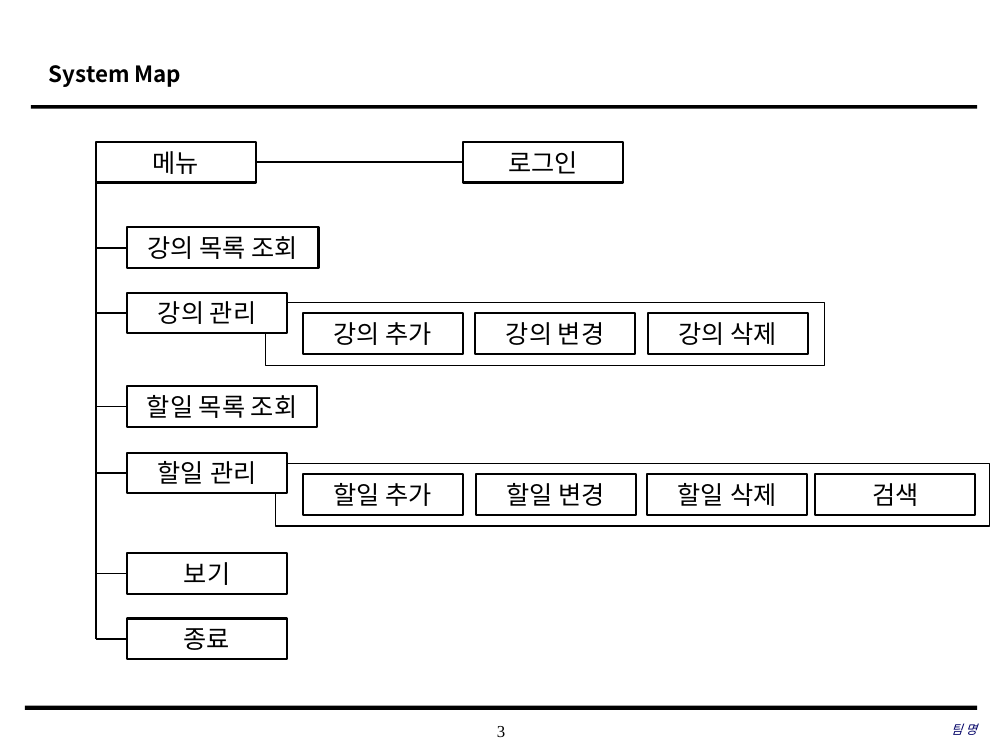
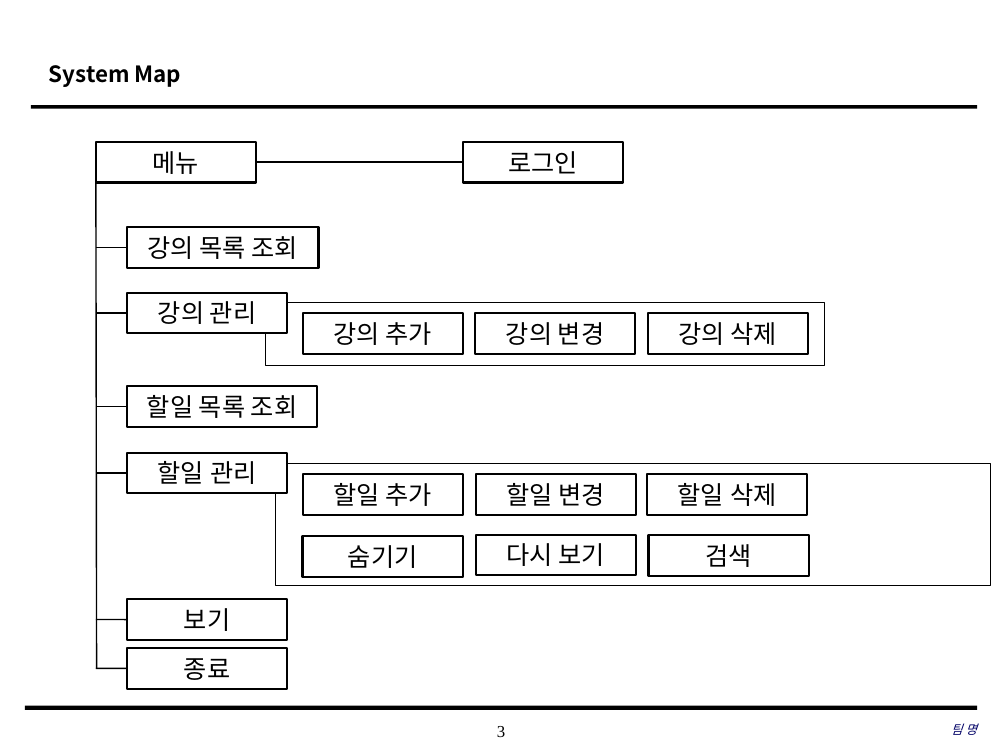
Before and after one commit to coskdms/SE2017_10_TenoutofTen, a slide deck: slide 3 of doc/3_ 설계서/UI Design Template.pptx. Drawn at 1008x756 pixels with LibreOffice and Linux fonts; fonts in the diff are those of the drawing; background and template pictures are left out. Boxes give left, top, right and bottom in pixels: in the first picture for what was removed or moved away, otherwise in the second. Text is boxed around its words. In the diff, an @@ line names an element or a change of style, - is before the commit and + after.

Commit message:
#927 새기능 설계 보통 2017.06.04 요구사항 숨기기/다시 보기 기능 설계서 작성 완료

```diff
--- a/doc/3_ 설계서/UI Design Template.pptx
+++ b/doc/3_ 설계서/UI Design Template.pptx
@@ line moved from (96, 182) - (96, 639) to (96, 182) - (97, 669) @@
@@ rectangle: place and size @@
-rectangle at (275,464,990,526)
+rectangle at (275,464,990,586)
@@ rectangle added at (302,536,463,577), fill #FFFFFF, outline #000000 1.5 pt dashed, 18 pt, text #000000 @@
+숨기기
@@ rectangle added at (476,534,636,575), fill #FFFFFF, outline #000000 1.5 pt dashed, 18 pt, text #000000 @@
+다시 보기
@@ outline #000000 1.5 pt to #000000 1.5 pt dashed in 3 elements at (127,648,287,689), (127,599,287,640), (648,535,808,577) @@
@@ rectangle "검색": place and size @@
-rectangle "검색" at (815,475,976,515)
+rectangle "검색" at (648,535,808,577)
@@ rectangle "보기": place and size @@
-rectangle "보기" at (127,553,287,594)
+rectangle "보기" at (127,599,287,640)
@@ line moved from (96, 574) - (127, 574) to (96, 620) - (127, 620) @@
@@ rectangle "종료": place and size @@
-rectangle "종료" at (127,619,287,659)
+rectangle "종료" at (127,648,287,689)
@@ line moved from (96, 639) - (127, 639) to (96, 668) - (127, 668) @@
```
Also in this commit, not shown: 20 other slides changed, 1 slide added, 1 slide removed, 1 other file.
